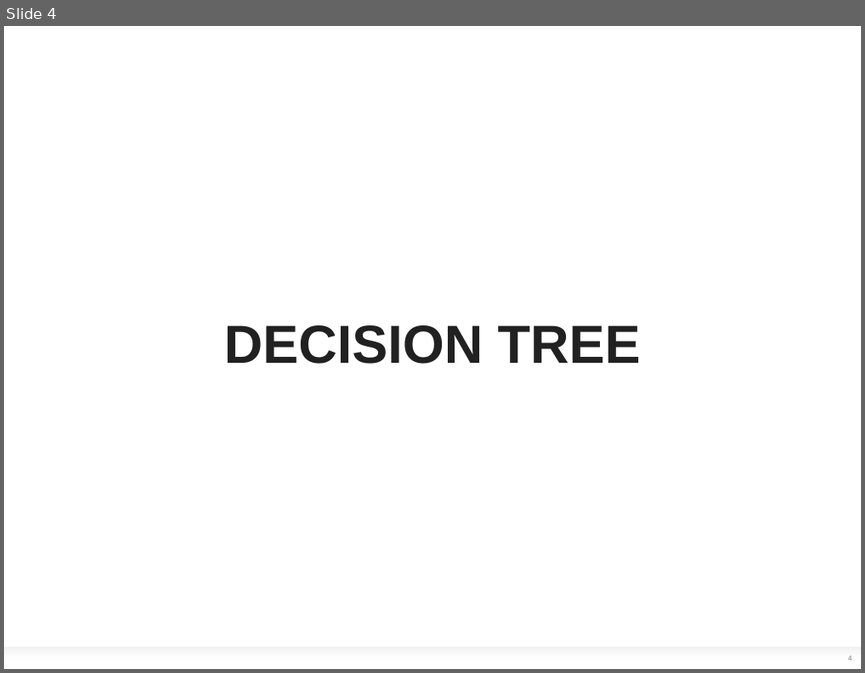
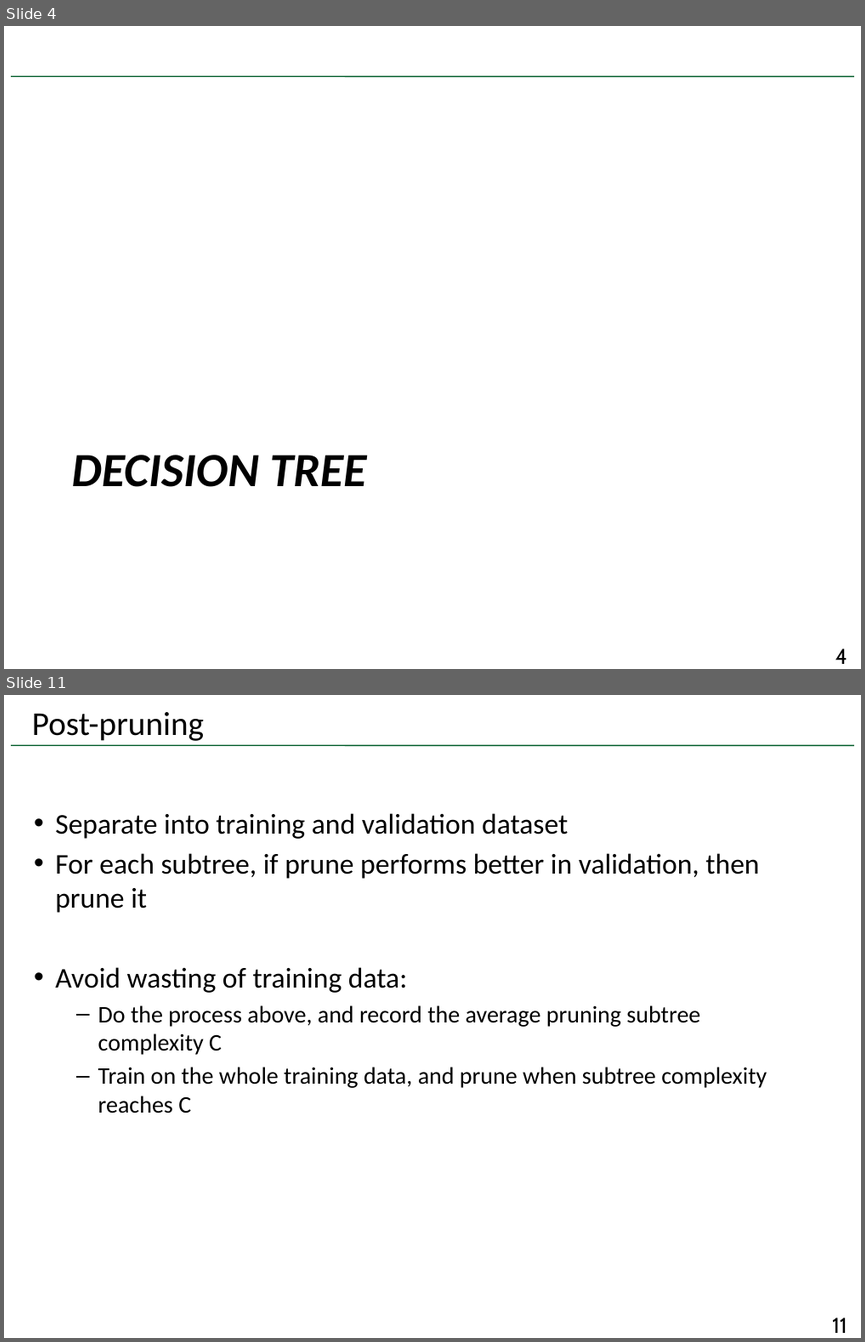
Before and after one commit to benyangyang2/ml_lecture, a slide deck: Lecture 3.pptx. Shown one above the other, each under a label of ours: slide 4 before the commit, slides 4 and 11 after it; the slides between them are not shown. The pictures are 865x673 and 865x1342 pixels, drawn with LibreOffice and Linux fonts; fonts in the diff are those of the drawing; background and template pictures are left out. Boxes give left, top, right and bottom in pixels: in the first picture for what was removed or moved away, otherwise in the second. Text is boxed around its words. In the diff, an @@ line names an element or a change of style, - is before the commit and + after.

```diff
--- a/Lecture 3.pptx
+++ b/Lecture 3.pptx
@@ slide 11 added at <box>4,695,861,1338</box>, background #FFFFFF; not listed: 1 template element that a slide beside it also shows @@
@@ title added at <box>32,712,204,741</box>, 28 pt, text #000000 @@
+Post-pruning
@@ text added at <box>55,813,766,1113</box>, 24 pt, text #000000 @@
+• Separate into training and validation dataset
+• For each subtree, if prune performs better in validation, then prune it
+• Avoid wasting of training data:
+  – Do the process above, and record the average pruning subtree complexity C
+  – Train on the whole training data, and prune when subtree complexity reaches C
@@ page number added at <box>832,1317,847,1333</box>, 18 pt, text #000000 @@
+11
@@ slide 4 changed as well @@
@@ line added from (11, 76) to (854, 76), #005C2A 1 pt @@
@@ title "DECISION TREE": place and size @@
-title "DECISION TREE" at <box>224,325,641,363</box>
+title "DECISION TREE" at <box>72,454,367,487</box>
@@ title "DECISION TREE" at <box>72,454,367,487</box>: size 45 to 40 pt, font Arial to Calibri, text colour #212121 to #000000, italic on; alignment centre to left @@
@@ rectangle removed at <box>4,647,861,669</box> @@
@@ page number: place and size @@
-page number at <box>848,655,852,660</box>
+page number at <box>835,648,847,664</box>
@@ page number at <box>835,648,847,664</box>: size 6 to 18 pt, font Arial to Cabin, text colour #808080 to #000000; alignment centre to right; more space between paragraphs @@
```
Also in this commit, not shown: 8 other slides changed, 26 other slides added, 1 slide removed, 2 other files.
